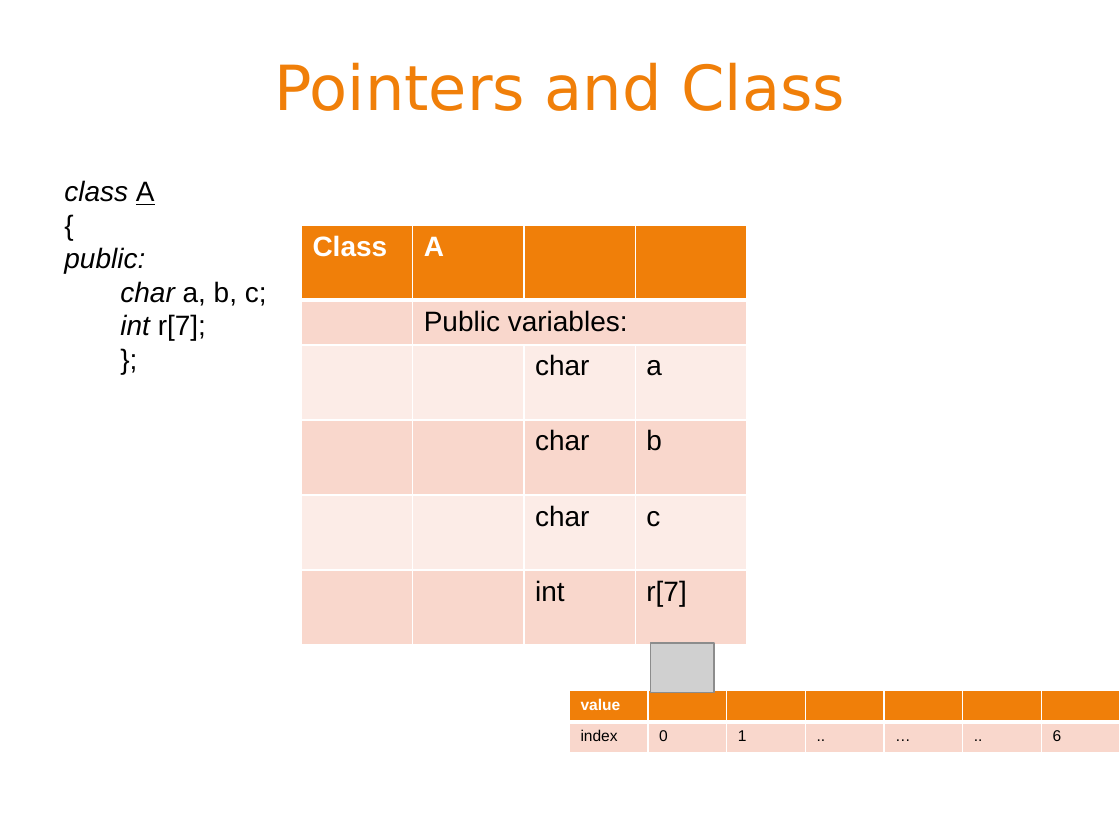
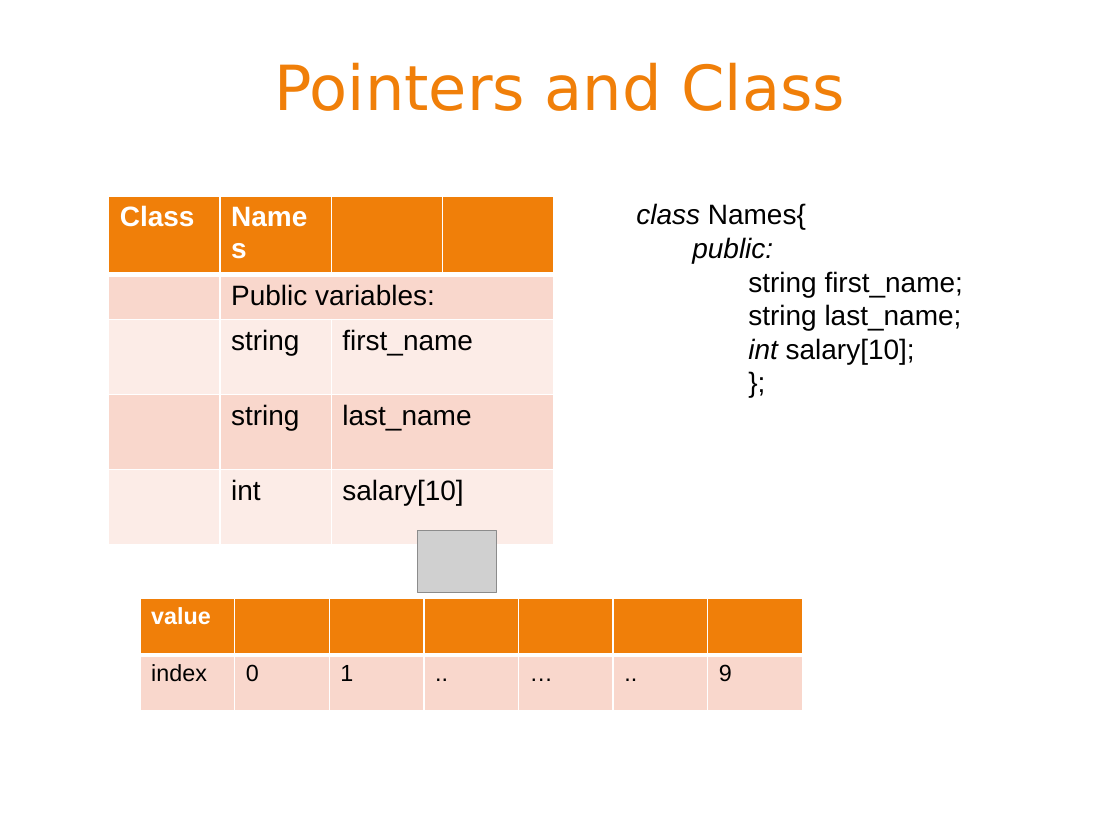
Before and after one commit to BeiyuLinCS/beiyulin.github.io, a slide deck: slide 19 of teach/spring_21/1370/slides/2601-pointers.pptx. Drawn at 1120x840 pixels with LibreOffice and Linux fonts; fonts in the diff are those of the drawing; grey boxes stand for pictures. Boxes give left, top, right and bottom in pixels: in the first picture for what was removed or moved away, otherwise in the second. Text is boxed around its words. In the diff, an @@ line names an element or a change of style, - is before the commit and + after.

```diff
--- a/teach/spring_21/1370/slides/2601-pointers.pptx
+++ b/teach/spring_21/1370/slides/2601-pointers.pptx
@@ table at box(109, 196, 552, 541) @@
-row 1, column 2: A
+row 1, column 2: Names
-row 3:  |  | char | a
-row 4:  |  | char | b
-row 5:  |  | char | c
-row 6:  |  | int | r[7]
+row 3:  | string | first_name | 
+row 4:  | string | last_name | 
+row 5:  | int | salary[10] | 
@@ table: place and size @@
-table at box(301, 225, 745, 645)
+table at box(109, 196, 552, 541)
@@ text "class Names{": place and size @@
-text "class Names{" at box(64, 180, 267, 341)
+text "class Names{" at box(636, 203, 963, 364)
@@ text at box(636, 203, 806, 229): text changed; italic off @@
-class A
-{
+class Names{
@@ text at box(692, 237, 773, 263): list level 1 to 2 in "public:" @@
@@ text at box(748, 271, 963, 364): text changed @@
-  char a, b, c;
-  int r[7];
+    string first_name;
+    string last_name;
+    int salary[10];
@@ picture added at box(418, 531, 497, 592) @@
@@ table at box(140, 598, 806, 711) @@
-row 2, column 7: 6
+row 2, column 7: 9
@@ size 10 to 15 pt @@
@@ table: place and size @@
-table at box(569, 691, 1118, 754)
+table at box(140, 598, 806, 711)
@@ picture removed at box(650, 643, 713, 692) @@
```
Also in this commit, not shown: 3 other slides changed, 2 slides added, 4 other files.
